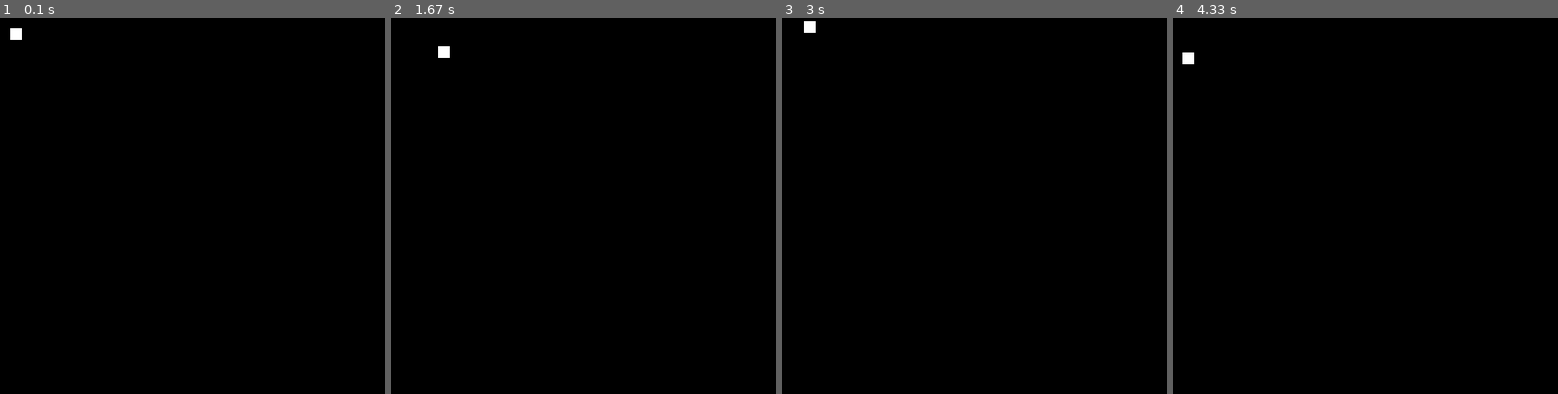
Above: before the commit, frames 1-4 (left to right).
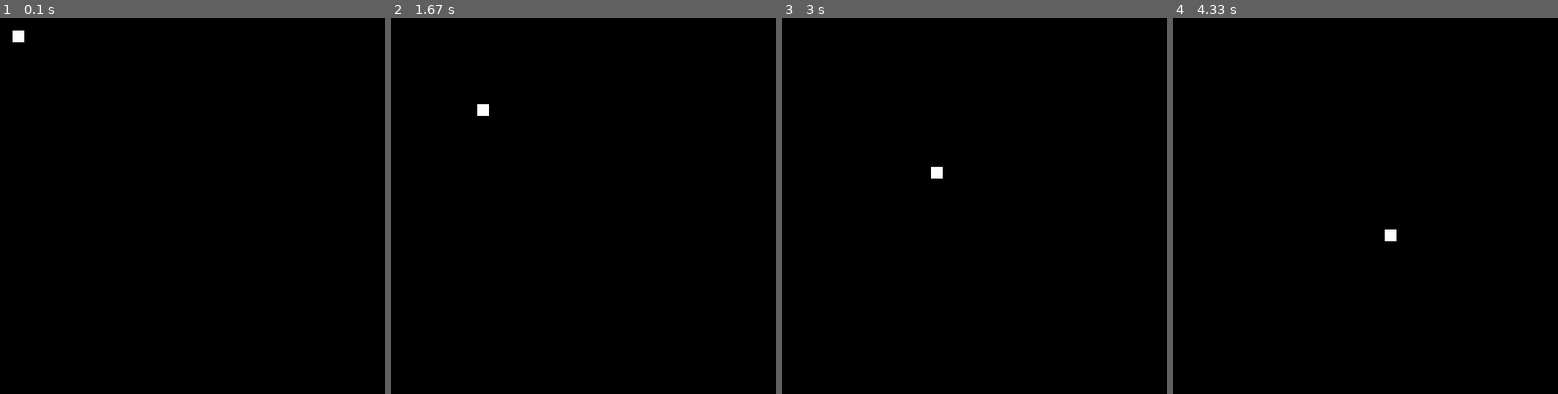
Above: after the commit, the same moments.

Repository: MrKonrados/PythonTraining
Game: pygame game, started from Pygame/Pong/pong.py
Two runs of this game, one before a commit and one after it. Both use one fixed random seed, a clock stepped at 60 frames per second and the inputs below.
Inputs:
- Up to frame 1 (0.1 s): no input
- Up to frame 2 (1.67 s): no input
- Up to frame 3 (3 s): no input
- Up to frame 4 (4.33 s): no input

The runs differ from the first frame. In frame 1, less than 0.1% of the frame differs, in the area x 2-7%, y 2-7%; in frame 2, 0.2%, in the area x 12-26%, y 7-27%; in frame 3, 0.2%; in frame 4, 0.2%.

Commit message:
pong game

Diff:
--- /dev/null
+++ b/Pygame/Chimp/chimp.py
@@ -0,0 +1,166 @@
+import sys, os
+import pygame
+
+from pygame.locals import *
+
+if not pygame.font: print("Waring, fonts disabled")
+if not pygame.mixer: print("Waring, sound disabled")
+
+
+def load_image(name, colorkey=None):
+    fullname = os.path.join('data', name)
+    try:
+        image = pygame.image.load(fullname)
+    except pygame.error:
+        print("Cannot load image: ", fullname)
+        raise SystemExit
+    image = image.convert()
+    if colorkey is not None:
+        if colorkey is -1:
+            colorkey = image.get_at((0, 0))
+        image.set_colorkey(colorkey, RLEACCEL)
+    return image, image.get_rect()
+
+
+def load_sound(name):
+    class NoneSound:
+        def play(self): pass
+
+    if not pygame.mixer:
+        return NoneSound()
+    fullname = os.path.join('data', name)
+
+    try:
+        sound = pygame.mixer.Sound(fullname)
+    except pygame.error:
+        print('Cannot load sound: ', fullname)
+        raise SystemExit
+    return sound
+
+
+class Fist(pygame.sprite.Sprite):
+    """move a clenched fist on the screen, following the mouse"""
+
+    def __init__(self):
+        pygame.sprite.Sprite.__init__(self)
+        self.image, self.rect = load_image('fist.bmp', -1)
+        self.punching = 0
+
+    def update(self):
+        "move the fist based on the mouse position"
+        pos = pygame.mouse.get_pos()
+        self.rect.midtop = pos
+        if self.punching:
+            self.rect.move_ip(5, 10)
+
+    def punch(self, target):
+        "returns true if the fist collieds with the target"
+        if not self.punching:
+            self.punching = 1
+            hitbox = self.rect.inflate(-5, -5)
+            return hitbox.colliderect(target.rect)
+
+    def unpuch(self):
+        "called to pull the fist back"
+        self.punching = 0
+
+
+class Chimp(pygame.sprite.Sprite):
+    """moves a monkey critter across the screen.
+       It can spin the monkey when it is punched"""
+
+    def __init__(self):
+        pygame.sprite.Sprite.__init__(self)
+        self.image, self.rect = load_image('chimp.bmp', -1)
+        screen = pygame.display.get_surface()
+        self.area = screen.get_rect()
+        self.rect.topleft = 10, 10
+        self.move = 9
+        self.dizzy = 0
+
+    def update(self):
+        "walk or spin, depending on the monkeys state"
+        if self.dizzy:
+            self._spin()
+        else:
+            self._walk()
+
+    def _walk(self):
+        "move the monkey across the screen, and trun at the ends"
+        newpos = self.rect.move((self.move, 0))
+        if not self.area.contains(newpos):
+            if self.rect.left < self.area.left or \
+                            self.rect.right > self.area.right:
+                self.move = -self.move
+                newpos = self.rect.move(self.move, 0)
+                self.image = pygame.transform.flip(self.image, 1, 0)
+            self.rect = newpos
+
+    def _spin(self):
+        "spin the monkey image"
+        center = self.rect.center
+        self.dizzy += 12
+        if self.dizzy >= 360:
+            self.dizzy = 0
+            self.image = self.original
+        else:
+            rotate = pygame.transform.rotate
+            self.image = rotate(self.original, self.dizzy)
+        self.rect = self.image.get_rect(center=center)
+
+    def punched(self):
+        "this will cause the monkey to start spinning"
+        if not self.dizzy:
+            self.dizzy = 1
+            self.original = self.image
+
+def main():
+    pygame.init()
+    screen = pygame.display.set_mode((468, 60))
+    pygame.display.set_caption('Monkey Fever')
+    pygame.mouse.set_visible(False)
+
+    background = pygame.Surface(screen.get_size())
+    background = background.convert()
+    background.fill((250, 250, 250))
+
+    if pygame.font:
+        font = pygame.font.Font(None, 36)
+        text = font.render("Pummel The Chimp, and Win $$$", 1, (10, 10, 10))
+        textpos = text.get_rect(centerx=background.get_width()/2)
+        background.blit(text, textpos)
+
+    screen.blit(background, (0, 0))
+    pygame.display.flip()
+
+    whiff_sound = load_sound('whiff.wav')
+    punch_sound = load_sound('punch.wav')
+    chimp = Chimp()
+    fist = Fist()
+    allsprites = pygame.sprite.RenderPlain((fist, chimp))
+    clock = pygame.time.Clock()
+
+    while 1:
+        clock.tick(60)
+        for event in pygame.event.get():
+            if event.type == QUIT:
+                return
+            elif event.type == KEYDOWN and event.key == K_ESCAPE:
+                return
+            elif event.type == MOUSEBUTTONDOWN:
+                if fist.punch(chimp):
+                    punch_sound.play()
+                    chimp.punched()
+                else:
+                    whiff_sound.play()
+            elif event.type == MOUSEBUTTONUP:
+                fist.unpuch()
+        allsprites.update()
+        screen.blit(background, (0, 0))
+        allsprites.draw(screen)
+        pygame.display.flip()
+
+    pygame.quit()
+
+if __name__ == '__main__':
+    main()
--- a/Pygame/Pong/pong.py
+++ b/Pygame/Pong/pong.py
@@ -8,8 +8,8 @@
     W_HEIGHT = 480
 
     # Board width and height
-    B_WIDTH = 64
-    B_HEIGHT = 48
+    B_WIDTH = W_WIDTH
+    B_HEIGHT = W_HEIGHT
 
     # Paddle width and height
     PADDLE_WIDTH = 10
@@ -22,7 +22,7 @@
     WHITE = pygame.Color(255, 255, 255)
     BLACK = pygame.Color(0, 0, 0)
 
-    FPS = 30
+    FPS = 60
 
     def __init__(self):
         pygame.init()
Binary file added: Pygame/Chimp/data/chimp.bmp
Binary file added: Pygame/Chimp/data/fist.bmp
Not shown, added: Pygame/Chimp/data/punch.wav
Not shown, added: Pygame/Chimp/data/whiff.wav
